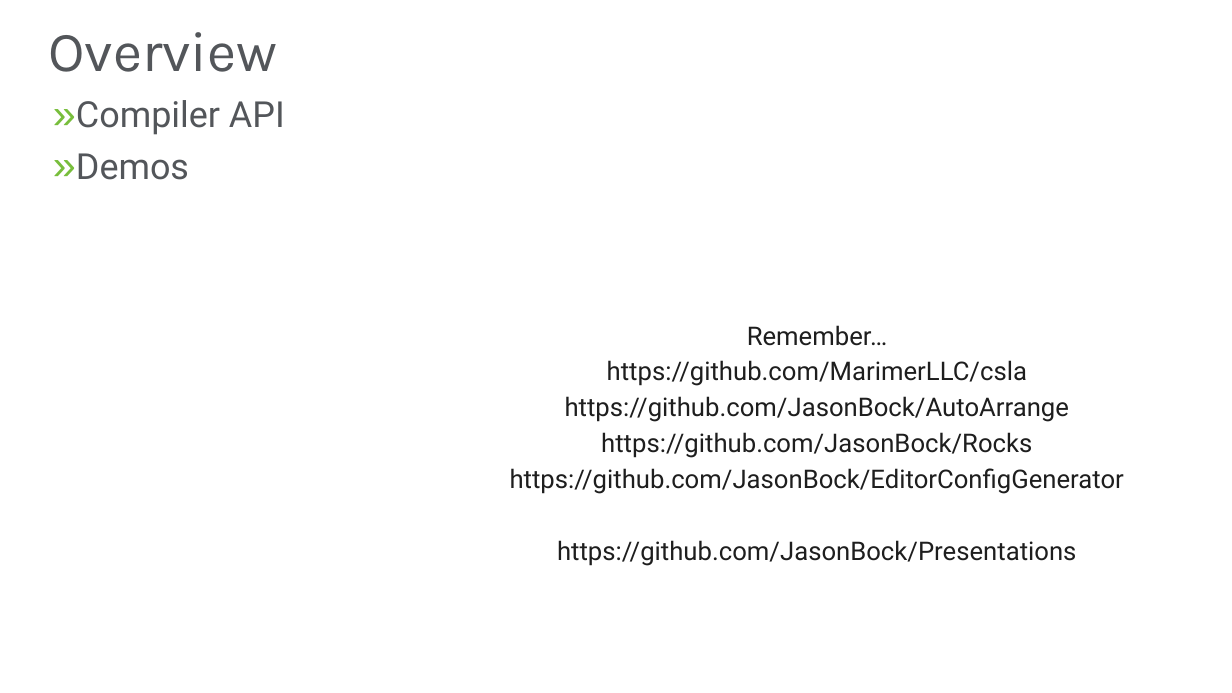
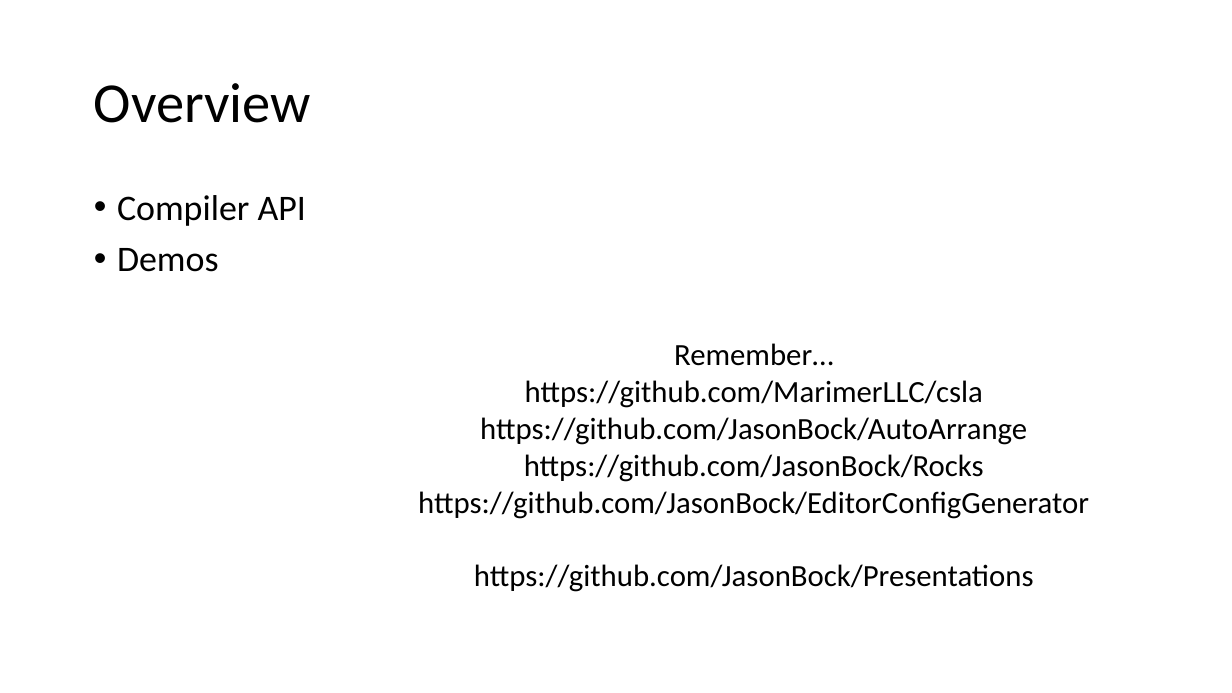
Before and after one commit to JasonBock/Presentations, a slide deck: slide 4 of Using the Compiler API in Real-World Scenarios.pptx. Drawn at 1232x693 pixels with LibreOffice and Linux fonts; fonts in the diff are those of the drawing; background and template pictures are left out. Boxes give left, top, right and bottom in pixels: in the first picture for what was removed or moved away, otherwise in the second. Text is boxed around its words. In the diff, an @@ line names an element or a change of style, - is before the commit and + after.

```diff
--- a/Using the Compiler API in Real-World Scenarios.pptx
+++ b/Using the Compiler API in Real-World Scenarios.pptx
@@ title "Overview": place and size @@
-title "Overview" at (48, 32, 277, 72)
+title "Overview" at (94, 83, 311, 123)
@@ title "Overview" at (94, 83, 311, 123): font Karla to Calibri, text colour #53565A to #000000 @@
@@ text "Compiler API": place and size @@
-text "Compiler API" at (76, 100, 285, 180)
+text "Compiler API" at (117, 195, 306, 272)
@@ text "Compiler API" at (117, 195, 306, 272): font Roboto to Calibri, text colour #53565A to #000000; bullet » to • @@
@@ text "Remember…": place and size @@
-text "Remember…" at (510, 325, 1124, 566)
+text "Remember…" at (418, 343, 1089, 592)
@@ text "Remember…" at (418, 343, 1089, 592): size 20 to 24 pt, font Roboto to Calibri, text colour #1E1E1E to #000000; indent changed; less space between paragraphs; vertical alignment middle to top @@
```
Also in this commit, not shown: 15 other slides changed.
